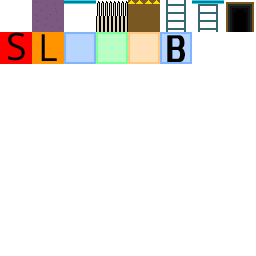
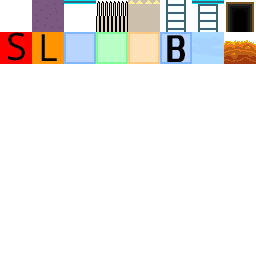
Two versions of the same layered image (256x256). Layer-by-layer changes:
added layer "Layer 5" above "Layer 4" over box(224, 40, 256, 64)
"Layer 4": opacity 100% → 38%, painted on it over box(128, 0, 224, 64)
